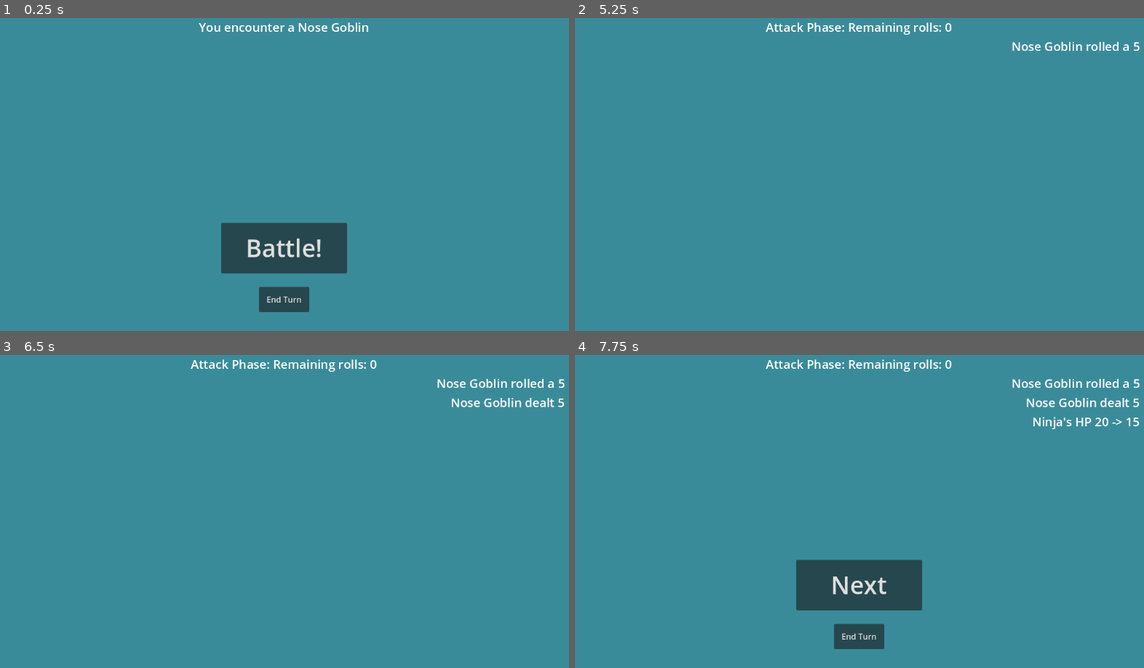
Above: before the commit, frames 1-4 (two rows, left to right).
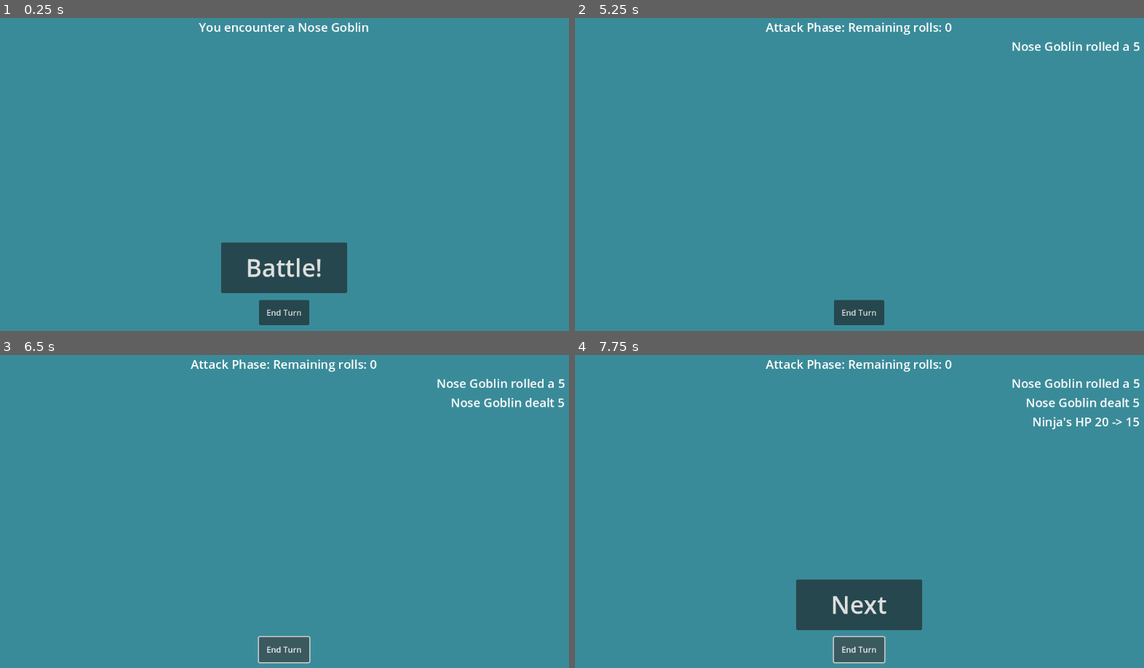
Above: after the commit, the same moments.

Repository: EvasiveAce/Ninja-Ninja-Forever-Always
Game: Godot game, scene res://Scenes/main.tscn
Same seed, same stepped clock (60 frames per second), same inputs: the game is played once before the commit and once after it. The project has no main scene, so this scene is started directly.
Inputs (mouse positions are in pixels of both pictures, inside the frame that each line leads up to):
- Up to frame 1 (0.25 s): no input
- Up to frame 2 (5.25 s): click "End Turn" at 0.5 s; click "Battle!" at 1.25 s; click "Roll" at 2 s; click "Next" at 2.75 s; click "Next" at 3.5 s; click "End Turn" at 4.25 s; click "Next" at 5 s
- Up to frame 3 (6.5 s): click (284, 649) at 5.75 s, where only the run after the commit has a clickable "End Turn"
- Up to frame 4 (7.75 s): tap Enter at 6.5 s; tap Space at 7.25 s

The runs differ from the first frame. In frame 1, 3.9% of the frame differs, in the area x 38-61%, y 65-99%; in frame 2, 0.7%; in frame 3, 0.8%; in frame 4, 3.8%.

Commit message:
Working on shop, works as intended with healing items now

Diff:
--- /dev/null
+++ b/ItemResources/healing_item.tres
@@ -0,0 +1,9 @@
+[gd_resource type="Resource" script_class="ItemResource" load_steps=2 format=3 uid="uid://d02m2sp6l6vlw"]
+
+[ext_resource type="Script" path="res://Scripts/item_resource.gd" id="1_ur52j"]
+
+[resource]
+script = ExtResource("1_ur52j")
+itemName = "Healing Orb"
+itemDescription = "Heals 3"
+itemPrice = 5
--- /dev/null
+++ b/ItemResources/healing_orb.tres
@@ -0,0 +1,9 @@
+[gd_resource type="Resource" script_class="ItemResource" load_steps=2 format=3 uid="uid://brveyqsc4jfqm"]
+
+[ext_resource type="Script" path="res://Scripts/item_resource.gd" id="1_s7wd2"]
+
+[resource]
+script = ExtResource("1_s7wd2")
+itemName = "Healing Orb"
+itemDescription = "Heals 5"
+itemPrice = 5
--- /dev/null
+++ b/ItemResources/healing_potion.tres
@@ -0,0 +1,9 @@
+[gd_resource type="Resource" script_class="ItemResource" load_steps=2 format=3 uid="uid://cxobyljjekf2p"]
+
+[ext_resource type="Script" path="res://Scripts/item_resource.gd" id="1_wximc"]
+
+[resource]
+script = ExtResource("1_wximc")
+itemName = "Healing Potion"
+itemDescription = "Heals 2"
+itemPrice = 1
--- /dev/null
+++ b/Scenes/Items/Healing/healing_orb.tscn
@@ -0,0 +1,9 @@
+[gd_scene load_steps=3 format=3 uid="uid://bp566wd2h5fy8"]
+
+[ext_resource type="Script" path="res://Scripts/healing_item.gd" id="1_o5jdt"]
+[ext_resource type="Resource" uid="uid://brveyqsc4jfqm" path="res://ItemResources/healing_orb.tres" id="2_m5cla"]
+
+[node name="HealingOrb" type="Node2D"]
+script = ExtResource("1_o5jdt")
+healAmount = 5
+itemResource = ExtResource("2_m5cla")
--- /dev/null
+++ b/Scenes/Items/Healing/healing_potion.tscn
@@ -0,0 +1,9 @@
+[gd_scene load_steps=3 format=3 uid="uid://3b7msocd1es8"]
+
+[ext_resource type="Script" path="res://Scripts/healing_item.gd" id="1_ekblo"]
+[ext_resource type="Resource" uid="uid://cxobyljjekf2p" path="res://ItemResources/healing_potion.tres" id="2_qmx7a"]
+
+[node name="HealingPotion" type="Node2D"]
+script = ExtResource("1_ekblo")
+healAmount = 2
+itemResource = ExtResource("2_qmx7a")
--- a/Scenes/battleUI.tscn
+++ b/Scenes/battleUI.tscn
@@ -48,10 +48,17 @@
 theme_override_font_sizes/font_size = 48
 text = "Roll"
 
-[node name="EndTurnButton" type="Button" parent="UI/MarginContainer/VBoxContainer"]
+[node name="ShopContainer" type="HBoxContainer" parent="UI/MarginContainer"]
+layout_mode = 2
+size_flags_horizontal = 4
+size_flags_vertical = 0
+theme_override_constants/separation = 75
+
+[node name="EndTurnButton" type="Button" parent="UI/MarginContainer"]
 custom_minimum_size = Vector2(100, 50)
 layout_mode = 2
 size_flags_horizontal = 4
+size_flags_vertical = 8
 text = "End Turn"
 
 [node name="MarginContainer2" type="MarginContainer" parent="UI"]
@@ -72,4 +79,4 @@
 mouse_filter = 2
 
 [connection signal="pressed" from="UI/MarginContainer/VBoxContainer/RollButton" to="." method="_on_roll_button_pressed"]
-[connection signal="pressed" from="UI/MarginContainer/VBoxContainer/EndTurnButton" to="." method="_on_end_turn_button_pressed"]
+[connection signal="pressed" from="UI/MarginContainer/EndTurnButton" to="." method="_on_end_turn_button_pressed"]
--- /dev/null
+++ b/Scenes/healing_item.tscn
@@ -0,0 +1,9 @@
+[gd_scene load_steps=3 format=3 uid="uid://dbavxyd4yu5c8"]
+
+[ext_resource type="Script" path="res://Scripts/healing_item.gd" id="1_lxe04"]
+[ext_resource type="Resource" uid="uid://d02m2sp6l6vlw" path="res://ItemResources/healing_item.tres" id="2_bivtc"]
+
+[node name="HealingOrb" type="Node2D"]
+script = ExtResource("1_lxe04")
+healAmount = 3
+itemResource = ExtResource("2_bivtc")
--- /dev/null
+++ b/Scenes/healing_item_randomizer.tscn
@@ -0,0 +1,6 @@
+[gd_scene load_steps=2 format=3 uid="uid://buy7kdsgghppn"]
+
+[ext_resource type="Script" path="res://Scripts/healing_item_randomizer.gd" id="1_rxeg6"]
+
+[node name="HealingItemRandomizer" type="Node2D"]
+script = ExtResource("1_rxeg6")
--- /dev/null
+++ b/Scenes/item.tscn
@@ -0,0 +1,6 @@
+[gd_scene load_steps=2 format=3 uid="uid://df021my2blyx6"]
+
+[ext_resource type="Script" path="res://Scripts/item.gd" id="1_m6j71"]
+
+[node name="Item" type="Node2D"]
+script = ExtResource("1_m6j71")
--- /dev/null
+++ b/Scenes/shop_option.tscn
@@ -0,0 +1,41 @@
+[gd_scene load_steps=2 format=3 uid="uid://ds2yxqevvy2iq"]
+
+[ext_resource type="Script" path="res://Scripts/shop_option.gd" id="1_qkwww"]
+
+[node name="ShopOption" type="Button" node_paths=PackedStringArray("item")]
+custom_minimum_size = Vector2(100, 100)
+offset_left = 318.0
+offset_top = 147.0
+offset_right = 418.0
+offset_bottom = 247.0
+size_flags_vertical = 0
+script = ExtResource("1_qkwww")
+item = NodePath("")
+
+[node name="ItemLabel" type="Label" parent="."]
+custom_minimum_size = Vector2(100, 0)
+layout_mode = 0
+offset_top = -100.0
+offset_right = 100.0
+offset_bottom = -67.0
+text = "Item 1"
+horizontal_alignment = 1
+
+[node name="ItemDescription" type="Label" parent="ItemLabel"]
+custom_minimum_size = Vector2(100, 0)
+layout_mode = 0
+offset_top = 25.0
+offset_right = 100.0
+offset_bottom = 58.0
+text = "Item 1"
+horizontal_alignment = 1
+autowrap_mode = 3
+
+[node name="ItemCost" type="Label" parent="ItemLabel"]
+custom_minimum_size = Vector2(100, 0)
+layout_mode = 0
+offset_top = 50.0
+offset_right = 100.0
+offset_bottom = 83.0
+text = "Item 1"
+horizontal_alignment = 1
--- a/Scripts/game_manager.gd
+++ b/Scripts/game_manager.gd
@@ -12,9 +12,12 @@
 var playerLabel = preload("res://Scenes/roll_label.tscn")
 var enemyLabel = preload("res://Scenes/enemy_roll_label.tscn")
 
+var shopOption = preload("res://Scenes/shop_option.tscn")
+
 @onready var battleSystem = $BattleSystem
 
 var enemyRandomizer := EnemyRandomizer.new()
+var healingItemRandomizer := HealingItemRandomizer.new()
 
 var buttonPressed : String
 
@@ -154,22 +157,25 @@
 			enemyTurnPhase()
 
 func endBattlePhase():
-	$BattleUI/UI/MarginContainer/VBoxContainer.visible = false
-	$Timer.start()
-	addLabel("%s has died!" % battleSystem.enemy.characterName, mainLabel)
-	await $Timer.timeout
-	var moneyDrop = battleSystem.enemy.moneyDrop()
-	if moneyDrop > 0:
+	if !battleSystem.player.hp:
+		addLabel("%s has died!" % battleSystem.player.characterName, mainLabel)
+	else:
+		$BattleUI/UI/MarginContainer/VBoxContainer.visible = false
 		$Timer.start()
-		addLabel("%s dropped %s gold!" % [battleSystem.enemy.characterName, moneyDrop], mainLabel)
+		addLabel("%s has died!" % battleSystem.enemy.characterName, mainLabel)
 		await $Timer.timeout
-		battleSystem.player.addMoney(moneyDrop)
-		$Timer.start()
-		addLabel("Amount of Gold: %s -> %s" % [battleSystem.player.money - moneyDrop, moneyDrop], mainLabel)
-		await $Timer.timeout
-	$BattleUI/UI/MarginContainer/VBoxContainer.visible = true
-	await $BattleUI.eitherButtonPressed
-	battleEnded.emit(battleSystem.player)
+		var moneyDrop = battleSystem.enemy.moneyDrop()
+		if moneyDrop > 0:
+			$Timer.start()
+			addLabel("%s dropped %s gold!" % [battleSystem.enemy.characterName, moneyDrop], mainLabel)
+			await $Timer.timeout
+			battleSystem.player.addMoney(moneyDrop)
+			$Timer.start()
+			addLabel("Amount of Gold: %s -> %s" % [(battleSystem.player.money - moneyDrop), battleSystem.player.money], mainLabel)
+			await $Timer.timeout
+		$BattleUI/UI/MarginContainer/VBoxContainer.visible = true
+		await $BattleUI.eitherButtonPressed
+		battleEnded.emit(battleSystem.player)
 	# 	player.inventory.add(enemy.diceDrop())
 
 func checkForCrit(arrayOfDice : Array[int]):
@@ -213,6 +219,32 @@
 # 			print("You won the 100th battle! Come back for more next update.")
 
 
+func healRoll(entity : Entity):
+	addLabel("Roll for healing", mainLabel)
+	await $BattleUI.rollButtonPressed
+	var healRollVar = entity.inventory.getDice().roll()
+	addLabel("%s healed for %s" % [entity.characterName, healRollVar], mainLabel)
+	addLabel("HP %s -> %s" % [entity.hp, entity.hp + healRollVar], mainLabel)
+	entity.hp += healRollVar
+	await $BattleUI.rollButtonPressed
+
+
+func shop(entity : Entity):
+	var maxItems := 3
+	$BattleUI/UI/MarginContainer/VBoxContainer/RollButton.visible = false
+	$BattleUI/UI/MarginContainer/ShopContainer.visible = true
+	for i in maxItems:
+		var newShopOption = shopOption.instantiate()
+		var newHealingItem = healingItemRandomizer.getRandomHealing()
+		newShopOption.add_child(newHealingItem)
+		newShopOption.item = newHealingItem
+		$BattleUI/UI/MarginContainer/ShopContainer.add_child(newShopOption)
+		maxItems -= 1
+	##TODO: Make percentages of drop/itemchances
+	await $BattleUI.endTurnButtonPressed
+	$BattleUI/UI/MarginContainer/VBoxContainer/RollButton.visible = true
+	$BattleUI/UI/MarginContainer/ShopContainer.visible = false
+
 
 
 func _on_battle_ui_either_button_pressed():
--- /dev/null
+++ b/Scripts/healing_item.gd
@@ -0,0 +1,5 @@
+class_name HealingItem
+
+extends Item
+
+@export var healAmount : int
--- /dev/null
+++ b/Scripts/healing_item_randomizer.gd
@@ -0,0 +1,12 @@
+class_name HealingItemRandomizer
+
+extends Node2D
+
+var healingItemArray := [
+	preload("res://Scenes/Items/Healing/healing_orb.tscn"),
+	preload("res://Scenes/Items/Healing/healing_potion.tscn")
+]
+
+func getRandomHealing():
+	var healingResource = healingItemArray[randi_range(0, healingItemArray.size() - 1)].instantiate()
+	return healingResource
--- /dev/null
+++ b/Scripts/item.gd
@@ -0,0 +1,15 @@
+class_name Item
+
+extends Node2D
+
+@export var itemResource : ItemResource
+
+
+var itemName : String
+var itemDescription : String
+var itemPrice : int
+
+func _ready():
+	itemName = itemResource.itemName
+	itemDescription = itemResource.itemDescription
+	itemPrice = itemResource.itemPrice
--- /dev/null
+++ b/Scripts/item_resource.gd
@@ -0,0 +1,9 @@
+class_name ItemResource
+
+extends Resource
+
+
+## Item Details
+@export var itemName : String
+@export var itemDescription : String
+@export var itemPrice : int
--- a/Scripts/main.gd
+++ b/Scripts/main.gd
@@ -1,6 +1,6 @@
 extends Node2D
 
-var battlesWon := 0
+var dungeonSize := 10
 
 # Called when the node enters the scene tree for the first time.
 func _ready():
@@ -10,5 +10,15 @@
 
 
 func _on_game_manager_battle_ended(entity):
+	$GameManager.removeLabels()
+	dungeonSize -= 1
+	print(dungeonSize)
+	if dungeonSize == 8 or dungeonSize == 2:
+		await $GameManager.healRoll(entity)
+		$GameManager.removeLabels()
+	if dungeonSize == 6 or dungeonSize == 4:
+		await $GameManager.shop(entity)
+		$GameManager.removeLabels()
 	$GameManager.gameManagerInit(entity)
+	$GameManager.removeLabels()
 	$GameManager.startBattlePhase()
--- /dev/null
+++ b/Scripts/shop_option.gd
@@ -0,0 +1,9 @@
+extends Button
+
+@export var item : Item
+
+# Called when the node enters the scene tree for the first time.
+func _ready():
+	$ItemLabel.text = item.itemName
+	$ItemLabel/ItemDescription.text = item.itemDescription
+	$ItemLabel/ItemCost.text = "¢%s" % item.itemPrice
